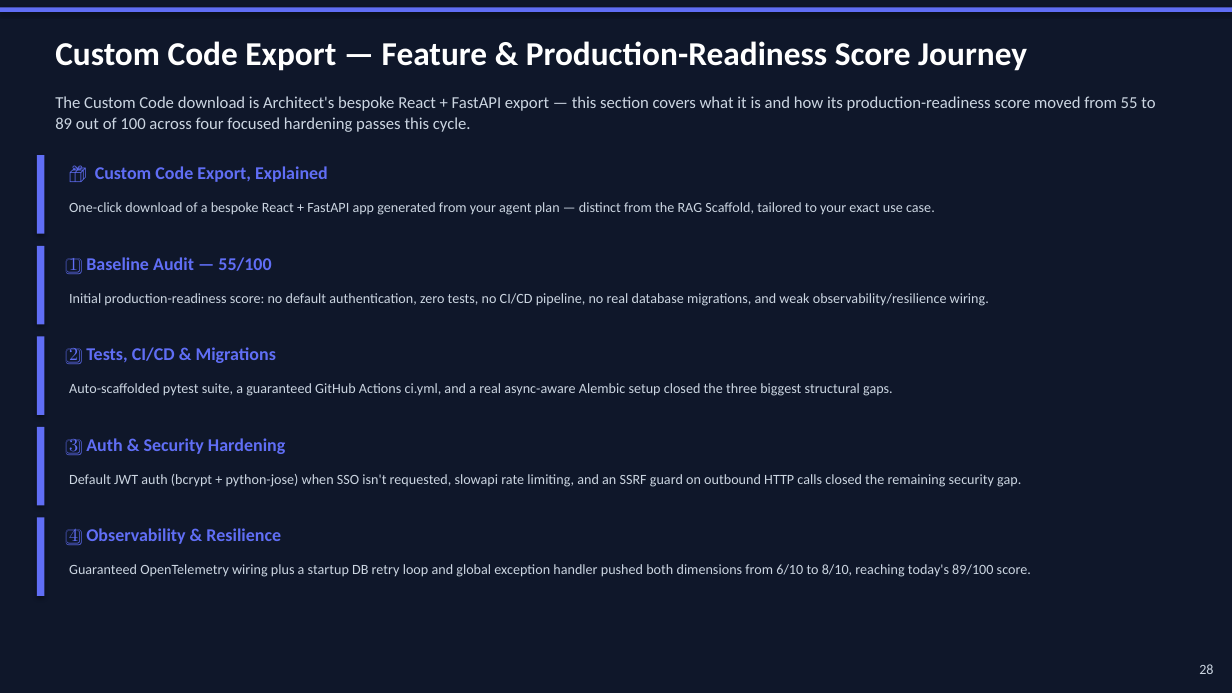
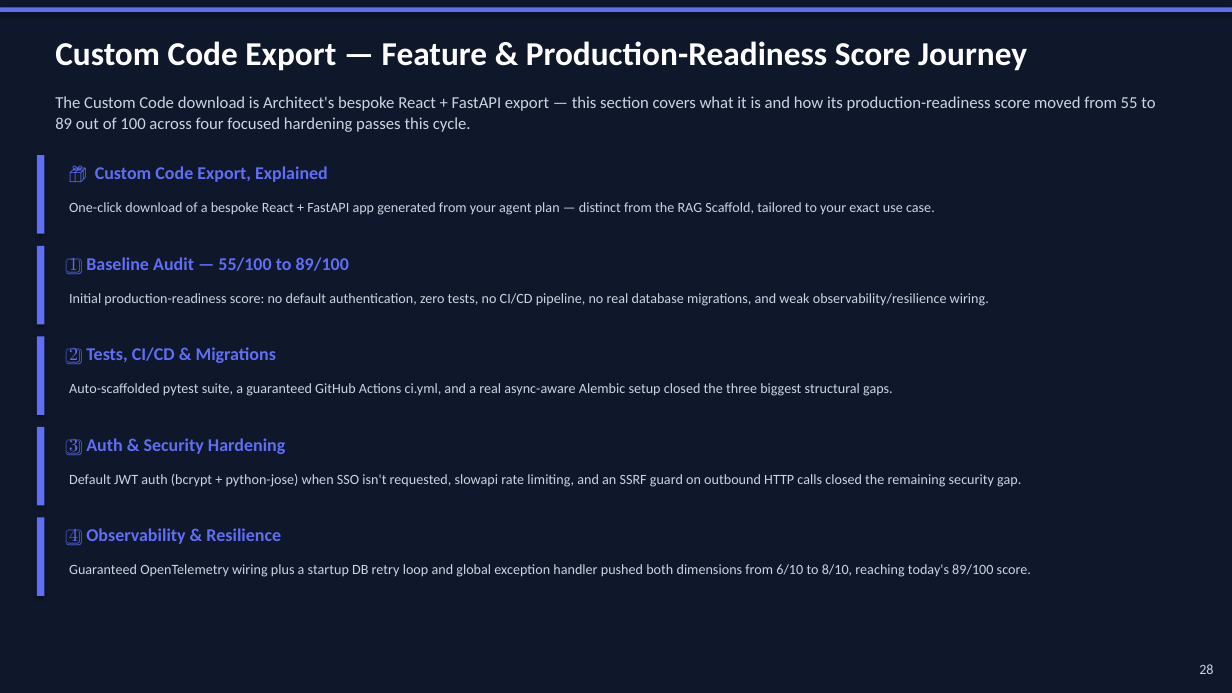
Before and after one commit to nsureshmanikandan/AgentForge, a slide deck: slide 28 of docs/AgentForge-PresentationV9.pptx. Drawn at 1232x693 pixels with LibreOffice and Linux fonts; fonts in the diff are those of the drawing. Boxes give left, top, right and bottom in pixels: in the first picture for what was removed or moved away, otherwise in the second. Text is boxed around its words. In the diff, an @@ line names an element or a change of style, - is before the commit and + after.

Commit message:
ppt updated

```diff
--- a/docs/AgentForge-PresentationV9.pptx
+++ b/docs/AgentForge-PresentationV9.pptx
@@ text at box(69, 257, 349, 274): text changed @@
-1️⃣ Baseline Audit — 55/100
+1️⃣ Baseline Audit — 55/100 to 89/100
```
Also in this commit, not shown: 4 other slides changed.
